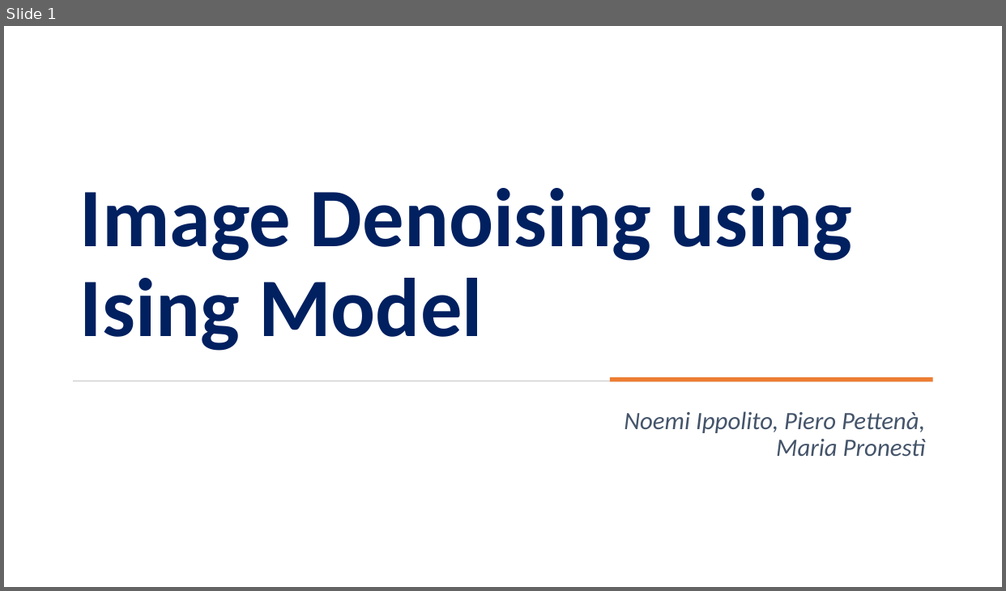
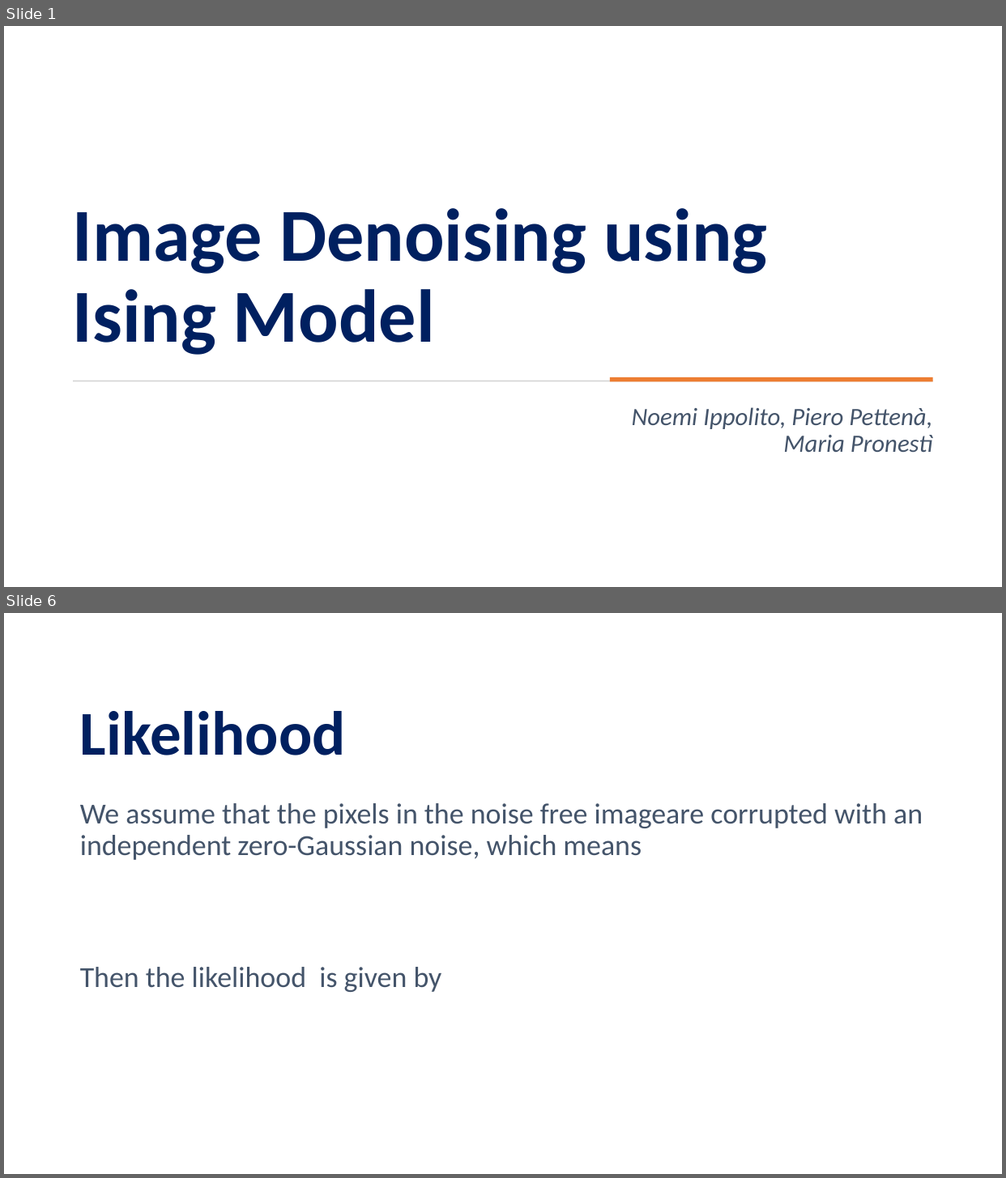
Before and after one commit to pettepiero/Ising-image-denoising, a slide deck: pml.pptm. Shown one above the other, each under a label of ours: slide 1 before the commit, slides 1 and 6 after it; the slides between them are not shown. The pictures are 1006x591 and 1006x1178 pixels, drawn with LibreOffice and Linux fonts; fonts in the diff are those of the drawing. Boxes give left, top, right and bottom in pixels: in the first picture for what was removed or moved away, otherwise in the second. Text is boxed around its words. In the diff, an @@ line names an element or a change of style, - is before the commit and + after.

```diff
--- a/pml.pptm
+++ b/pml.pptm
@@ slide 6 added at (x1=4, y1=613, x2=1002, y2=1174), background #FFFFFF @@
@@ title added at (x1=80, y1=711, x2=346, y2=756), 60 pt, text #002060, bold @@
+Likelihood
@@ text added at (x1=80, y1=803, x2=923, y2=992), 28 pt, text #44546A @@
+We assume that the pixels in the noise free imageare corrupted with an independent zero-Gaussian noise, which means
+Then the likelihood is given by
@@ slide 1 changed as well @@
@@ title "Image Denoising using Ising Model" at (x1=73, y1=208, x2=767, y2=355): size 80 to 72 pt @@
@@ subtitle "Noemi Ippolito, Piero Pettenà, Maria ..." moved from (x1=624, y1=412, x2=926, y2=456) to (x1=632, y1=408, x2=933, y2=452) @@
```
Also in this commit, not shown: 5 other slides changed, 11 other slides added, 9 slides removed.
